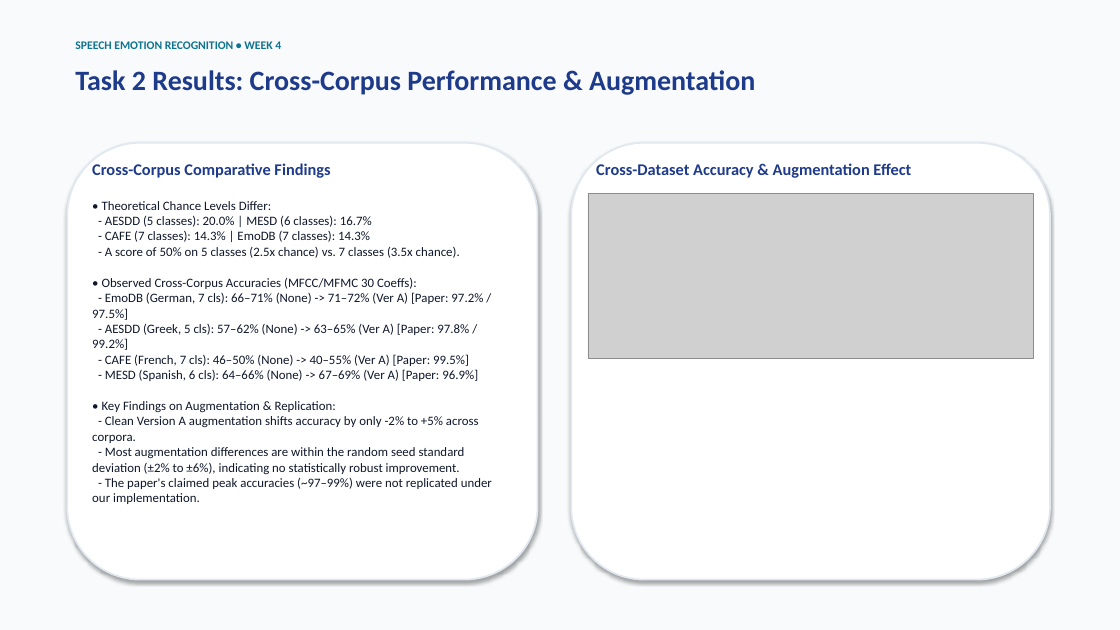
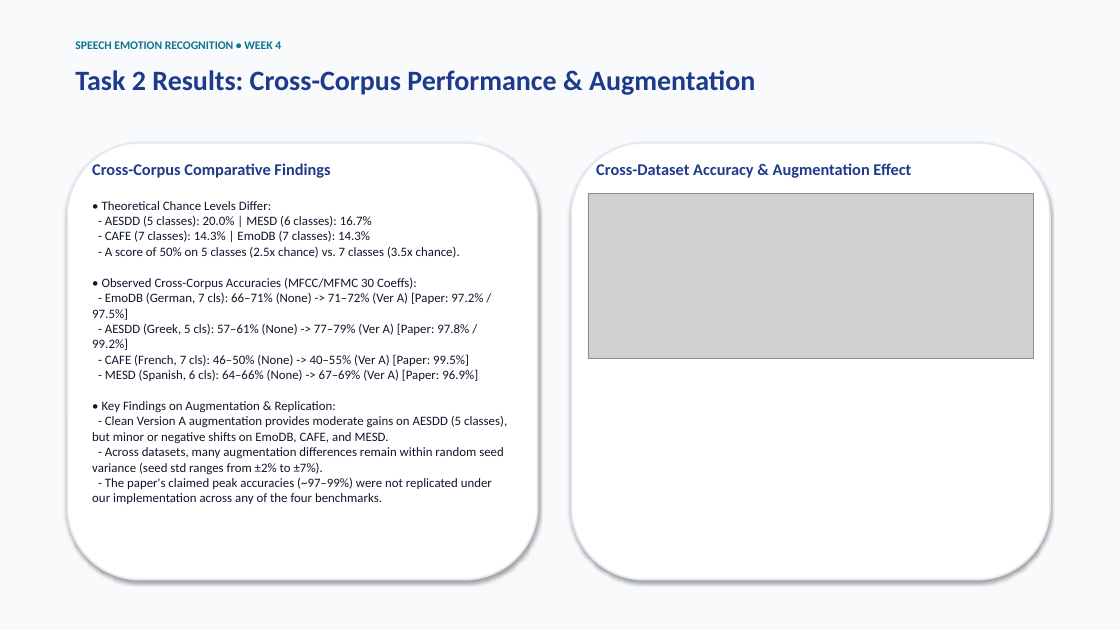
Before and after one commit to shreysatija1/Project-emotion, a slide deck: slide 7 of Week4_Status.pptx. Drawn at 1120x630 pixels with LibreOffice and Linux fonts; fonts in the diff are those of the drawing; grey boxes stand for pictures. Boxes give left, top, right and bottom in pixels: in the first picture for what was removed or moved away, otherwise in the second. Text is boxed around its words. In the diff, an @@ line names an element or a change of style, - is before the commit and + after.

Commit message:
Complete Task 2 AESDD rerun on canonical 500-clip subset and update status deck

```diff
--- a/Week4_Status.pptx
+++ b/Week4_Status.pptx
@@ text at <box>92,323,469,350</box>: text changed @@
-- AESDD (Greek, 5 cls): 57–62% (None) -> 63–65% (Ver A) [Paper: 97.8% / 99.2%]
+- AESDD (Greek, 5 cls): 57–61% (None) -> 77–79% (Ver A) [Paper: 97.8% / 99.2%]
@@ text at <box>92,416,507,504</box>: text changed @@
-- Clean Version A augmentation shifts accuracy by only -2% to +5% across corpora.
-- Most augmentation differences are within the random seed standard deviation (±2% to ±6%), indicating no statistically robust improvement.
-- The paper's claimed peak accuracies (~97–99%) were not replicated under our implementation.
+- Clean Version A augmentation provides moderate gains on AESDD (5 classes), but minor or negative shifts on EmoDB, CAFE, and MESD.
+- Across datasets, many augmentation differences remain within random seed variance (seed std ranges from ±2% to ±7%).
+- The paper's claimed peak accuracies (~97–99%) were not replicated under our implementation across any of the four benchmarks.
```
Also in this commit, not shown: 6 other files.
